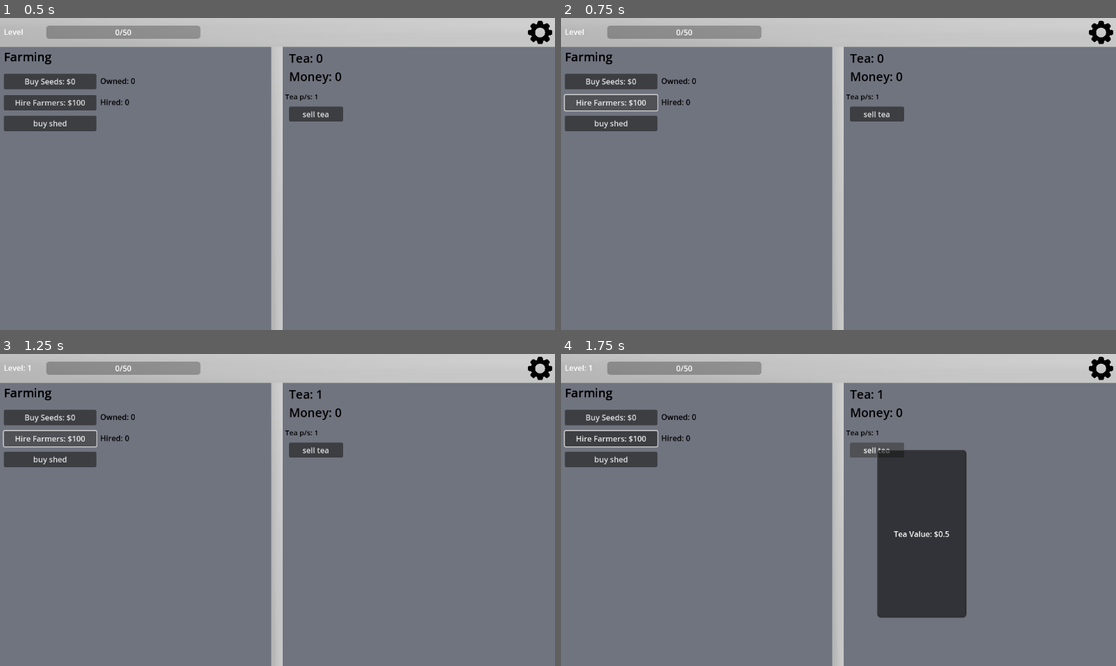
Above: before the commit, frames 1-4 (two rows, left to right).
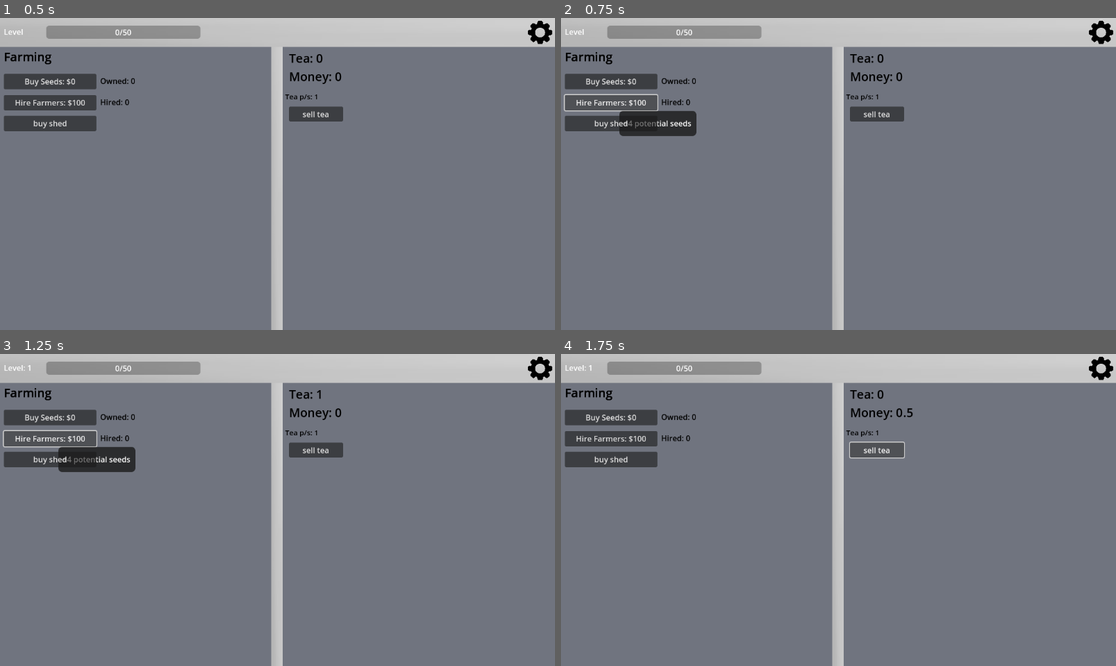
Above: after the commit, the same moments.

Repository: scarvey01/tea-tropolis
Game: Godot game, scene res://Game (school)/tea_tropolis_school.tscn
Two runs of this game, one before a commit and one after it. Both use one fixed random seed, a clock stepped at 60 frames per second and the inputs below.
Inputs:
- Up to frame 1 (0.5 s): no input
- Up to frame 2 (0.75 s): click "Hire Farmers: $100" at 0.5 s
- Up to frame 3 (1.25 s): no input
- Up to frame 4 (1.75 s): click "sell tea" at 1.25 s

Frame 1 is identical in both runs. In frame 2, 1.1% of the frame differs, in the area x 10-25%, y 29-38%; in frame 3, 1.1%; in frame 4, 9.0%, in the area x 0-74%, y 11-85%.

Commit message:
Add files via upload

Diff:
--- /dev/null
+++ b/Game (school)/buy_farmer.gd
@@ -0,0 +1,11 @@
+extends Button
+
+func on_mouse_entered():
+	$farmer_tip.visible = true  # Correct path if it's a child of 'gui'
+
+func on_mouse_exit():
+	$farmer_tip.visible = false
+
+func _ready() -> void:
+	mouse_entered.connect(on_mouse_entered)
+	mouse_exited.connect(on_mouse_exit)
--- a/Game (school)/sell_tea.gd
+++ b/Game (school)/sell_tea.gd
@@ -1,11 +1 @@
 extends Button
-
-func on_mouse_entered():
-	$sell_tea_tooltip.visible = true  # Correct path if it's a child of 'gui'
-
-func on_mouse_exit():
-	$sell_tea_tooltip.visible = false
-
-func _ready() -> void:
-	mouse_entered.connect(on_mouse_entered)
-	mouse_exited.connect(on_mouse_exit)
--- a/Game (school)/tea_tropolis_school.gd
+++ b/Game (school)/tea_tropolis_school.gd
@@ -16,6 +16,7 @@
 var seed_owned = 0
 var farmer_cost = 100
 var farmer_owned = 0
+var farmer_effect = 4
 var age_rack_owned = false
 var age_rack_cost = 1700
 var aging_cost = 1000
@@ -96,6 +97,7 @@
 	display_age_cost()
 	display_slider_tea()
 	display_age_time()
+	hire_farmer_tool_tip()
 func display_tea():
 	$gui/Teaamt.text = "Tea: " + str(int(tea))
 func display_money():
@@ -167,7 +169,7 @@
 		farmer_owned += 1
 		money_spent += farmer_cost
 		farmer_cost += 50
-		max_seed += 4
+		max_seed += farmer_effect
 		xp += 20
 func display_seed_owned():
 	$gui/Farming/seed_owned.text = "Owned: " + str(seed_owned)
@@ -205,6 +207,8 @@
 		display_tea()
 func _on_settings_button_pressed():
 	openclosesettings()
+func _on_x_pressed():
+	openclosesettings()
 func _input(event):
 	if event is InputEventKey and event.pressed:
 		if event.keycode == KEY_ESCAPE:
@@ -231,8 +235,8 @@
 
 
 #TOOL TIP TOOL TIP TOOL TIP TOOL TIP TOOL TIP TOOL TIP TOOL TIP TOOL TIP TOOL TIP TOOL TIP TOOL TIP TOOL TIP
-func sell_tea_tool_tip():
-	$gui/sell_tea/sell_tea_tooltip/tea_value.text = "Tea Value: $" +str(teatomoney)
+func hire_farmer_tool_tip():
+	$gui/Farming/Buy_farmer/farmer_tip/farmer_tip_text.text = "+" +str(farmer_effect) + " potential seeds"
 
 
 func update_all():
@@ -257,4 +261,3 @@
 	display_slider_tea()
 	tea_slider()
 	display_age_time()
-	sell_tea_tool_tip()
--- a/Game (school)/tea_tropolis_school.tscn
+++ b/Game (school)/tea_tropolis_school.tscn
@@ -6,7 +6,9 @@
 [ext_resource type="Texture2D" uid="uid://b1tedpbkbypj" path="res://Game (school)/textures/gray background 2.png" id="3_yk80m"]
 [ext_resource type="Texture2D" uid="uid://cuuvr8ldkwgls" path="res://Game (school)/textures/button icons/settings.png" id="4_66eql"]
 [ext_resource type="Script" uid="uid://bvwnwluspge5f" path="res://Game (school)/sell_tea.gd" id="6_61ta2"]
-[ext_resource type="PackedScene" uid="uid://duswcnao2esdi" path="res://sell_tea_tooltip.tscn" id="7_fednv"]
+[ext_resource type="Script" uid="uid://d2u4ejjy02ny0" path="res://Game (school)/buy_farmer.gd" id="8_t1q5n"]
+[ext_resource type="PackedScene" uid="uid://b02dugcxolg0n" path="res://farmer_tip.tscn" id="9_4hojh"]
+[ext_resource type="Script" uid="uid://dr023glnwe0qq" path="res://farmer_tip.gd" id="10_ryrv8"]
 
 [sub_resource type="GDScript" id="GDScript_66eql"]
 script/source = "extends TextureButton
@@ -115,10 +117,6 @@
 text = "sell tea"
 script = ExtResource("6_61ta2")
 
-[node name="sell_tea_tooltip" parent="gui/sell_tea" instance=ExtResource("7_fednv")]
-visible = false
-clip_contents = true
-
 [node name="settings menu" type="CanvasLayer" parent="gui"]
 visible = false
 
@@ -237,6 +235,19 @@
 theme_override_colors/default_color = Color(0, 0, 0, 1)
 text = "Money spent all time:  "
 
+[node name="X" type="Button" parent="gui/settings menu/settings menu/settings options"]
+offset_left = 733.0
+offset_top = 97.0
+offset_right = 757.0
+offset_bottom = 128.0
+theme_override_colors/font_disabled_color = Color(0, 0, 0, 1)
+theme_override_colors/font_hover_pressed_color = Color(0, 0, 0, 1)
+theme_override_colors/font_hover_color = Color(0, 0, 0, 1)
+theme_override_colors/font_color = Color(0, 0, 0, 1)
+theme_override_colors/font_focus_color = Color(0, 0, 0, 1)
+text = "X"
+icon_alignment = 1
+
 [node name="Farming" type="CanvasLayer" parent="gui"]
 
 [node name="Farming" type="RichTextLabel" parent="gui/Farming"]
@@ -261,6 +272,16 @@
 offset_right = 200.0
 offset_bottom = 192.0
 text = "Buy farmers"
+script = ExtResource("8_t1q5n")
+
+[node name="farmer_tip" parent="gui/Farming/Buy_farmer" instance=ExtResource("9_4hojh")]
+visible = false
+layout_mode = 0
+offset_left = 0.0
+offset_top = 0.0
+offset_right = 160.0
+offset_bottom = 52.0
+script = ExtResource("10_ryrv8")
 
 [node name="seed_owned" type="RichTextLabel" parent="gui/Farming"]
 anchors_preset = -1
@@ -382,6 +403,7 @@
 [connection signal="pressed" from="gui/settings menu/settings menu/settings options/darkmode" to="." method="_on_darkmode_pressed"]
 [connection signal="pressed" from="gui/settings menu/settings menu/settings options/VBoxContainer/main menu" to="." method="_on_main_menu_pressed"]
 [connection signal="pressed" from="gui/settings menu/settings menu/settings options/VBoxContainer/quit" to="." method="_on_quit_pressed"]
+[connection signal="pressed" from="gui/settings menu/settings menu/settings options/X" to="." method="_on_x_pressed"]
 [connection signal="pressed" from="gui/Farming/buy_seeds" to="." method="_on_buy_seeds_pressed"]
 [connection signal="pressed" from="gui/Farming/Buy_farmer" to="." method="_on_buy_farmer_pressed"]
 [connection signal="pressed" from="gui/Farming/buy_aging_rack" to="." method="_on_buy_aging_rack_pressed"]
--- /dev/null
+++ b/farmer_tip.gd
@@ -0,0 +1,6 @@
+extends PanelContainer
+
+const offest: Vector2 = Vector2.ONE *17
+func _input(event: InputEvent) -> void:
+	if visible and event is InputEventMouseMotion:
+		global_position = get_global_mouse_position() +offest
--- /dev/null
+++ b/farmer_tip.tscn
@@ -0,0 +1,22 @@
+[gd_scene load_steps=2 format=3 uid="uid://b02dugcxolg0n"]
+
+[sub_resource type="StyleBoxFlat" id="StyleBoxFlat_0drif"]
+bg_color = Color(0.109804, 0.109804, 0.109804, 0.815686)
+border_color = Color(0, 0, 0, 1)
+corner_radius_top_left = 8
+corner_radius_top_right = 8
+corner_radius_bottom_right = 8
+corner_radius_bottom_left = 8
+
+[node name="farmer_tip" type="PanelContainer"]
+offset_left = 13.0
+offset_top = 108.0
+offset_right = 173.0
+offset_bottom = 160.0
+theme_override_styles/panel = SubResource("StyleBoxFlat_0drif")
+
+[node name="farmer_tip_text" type="RichTextLabel" parent="."]
+layout_mode = 2
+text = "+4 potential seeds"
+horizontal_alignment = 1
+vertical_alignment = 1
--- /dev/null
+++ b/panel_container.tscn
@@ -0,0 +1,15 @@
+[gd_scene format=3 uid="uid://dqnmyn3w4flmw"]
+
+[node name="PanelContainer" type="PanelContainer"]
+offset_left = 34.0
+offset_top = 146.0
+offset_right = 232.0
+offset_bottom = 200.0
+
+[node name="RichTextLabel" type="RichTextLabel" parent="."]
+layout_mode = 2
+text = "+? seeds
+ "
+horizontal_alignment = 1
+vertical_alignment = 1
+justification_flags = 162
Not shown, added: Game (school)/buy_farmer.gd.uid
Not shown: 1 places in Game (school)/tea_tropolis_school.tscn that only renumber resources
Not shown, added: farmer_tip.gd.uid
